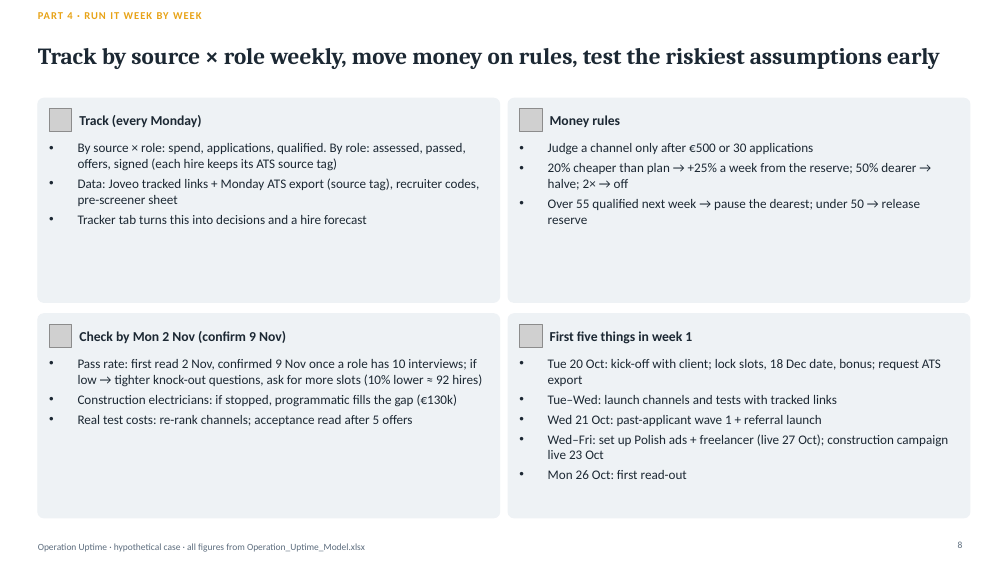
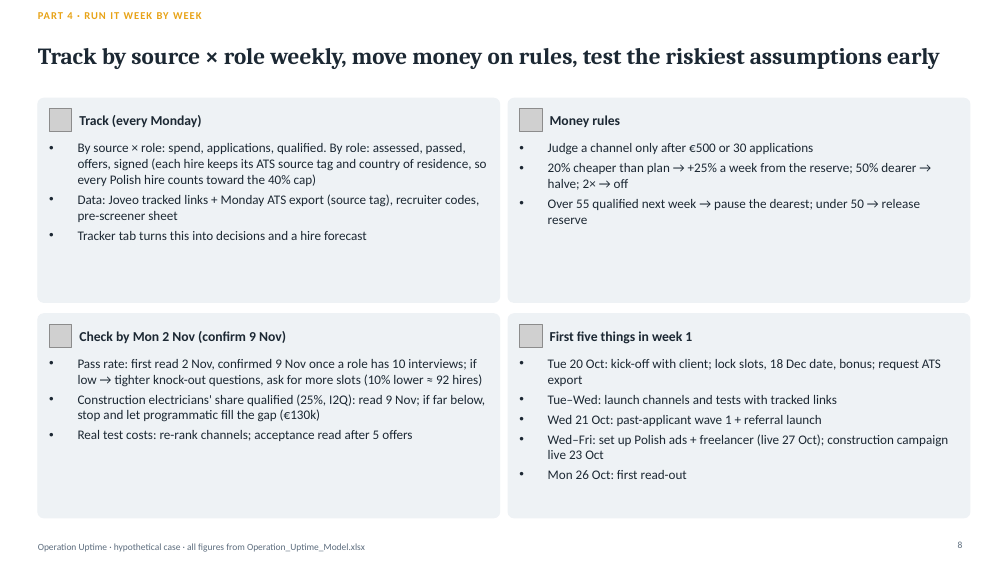
Before and after one commit to Anurag160596/haystack, a slide deck: slide 8 of operation_uptime/Operation_Uptime_Deck.pptx. Drawn at 1008x567 pixels with LibreOffice and Linux fonts; fonts in the diff are those of the drawing; grey boxes stand for pictures. Boxes give left, top, right and bottom in pixels: in the first picture for what was removed or moved away, otherwise in the second. Text is boxed around its words. In the diff, an @@ line names an element or a change of style, - is before the commit and + after.

```diff
--- a/operation_uptime/Operation_Uptime_Deck.pptx
+++ b/operation_uptime/Operation_Uptime_Deck.pptx
@@ text at (x1=78, y1=143, x2=487, y2=186): text changed @@
-• By source × role: spend, applications, qualified. By role: assessed, passed, offers, signed (each hire keeps its ATS source tag)
+• By source × role: spend, applications, qualified. By role: assessed, passed, offers, signed (each hire keeps its ATS source tag and country of residence, so every Polish hire counts toward the 40% cap)
@@ text at (x1=78, y1=394, x2=485, y2=422): text changed @@
-• Construction electricians: if stopped, programmatic fills the gap (€130k)
+• Construction electricians' share qualified (25%, I2Q): read 9 Nov; if far below, stop and let programmatic fill the gap (€130k)
```
Also in this commit, not shown: 2 other slides changed, 1 other file.
